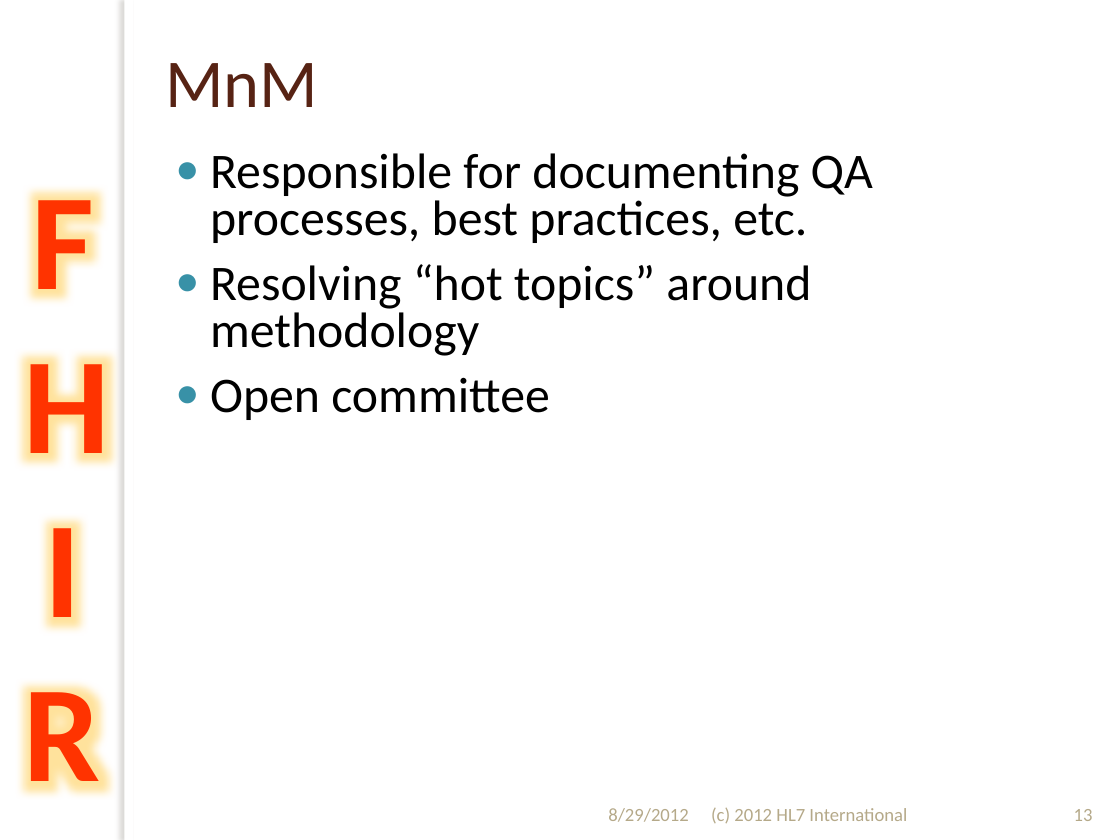
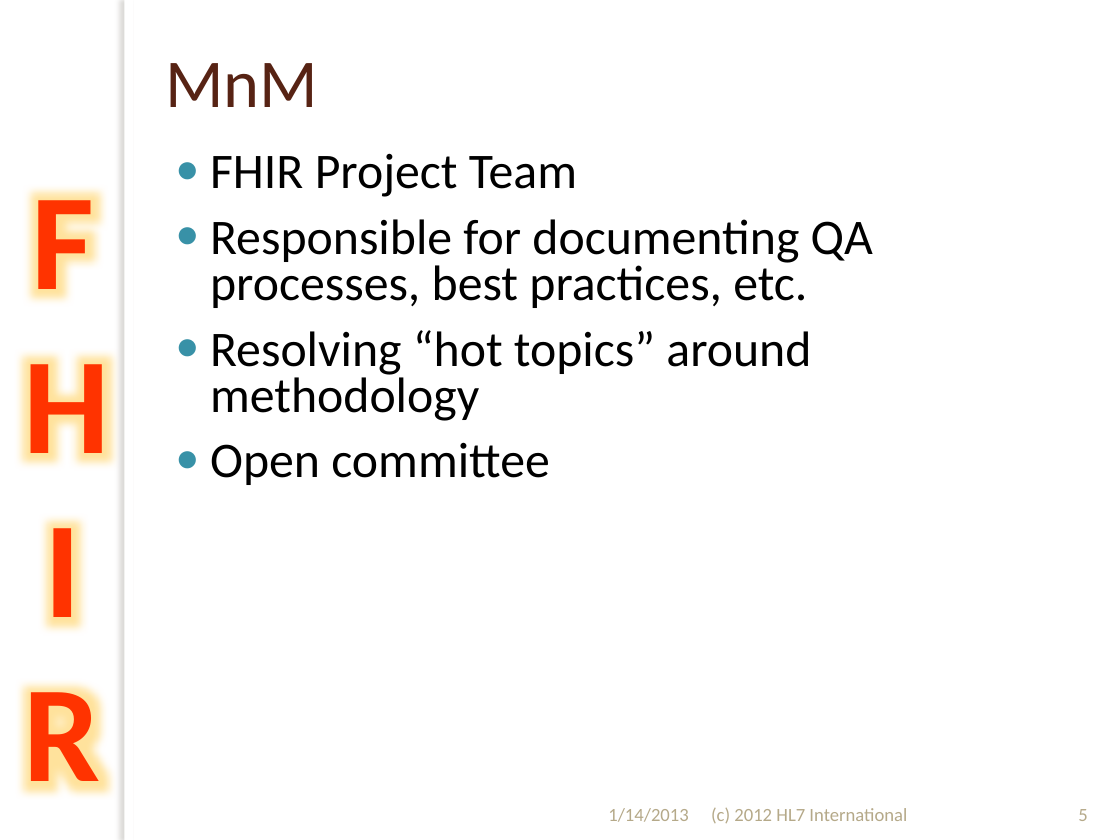
Before and after one commit to vista-novo/fhir, a slide deck: slide 5 of presentations/2012-Sept/201209 WGM Hands on with FHIR.pptx (slide 13 before the commit). Drawn at 1120x840 pixels with LibreOffice and Linux fonts; fonts in the diff are those of the drawing; background and template pictures are left out. Boxes give left, top, right and bottom in pixels: in the first picture for what was removed or moved away, otherwise in the second. Text is boxed around its words. In the diff, an @@ line names an element or a change of style, - is before the commit and + after.

```diff
--- a/presentations/2012-Sept/201209 WGM Hands on with FHIR.pptx
+++ b/presentations/2012-Sept/201209 WGM Hands on with FHIR.pptx
@@ text at [210, 153, 577, 197]: paragraph added @@
+● FHIR Project Team
@@ text at [608, 808, 689, 822]: text changed @@
-8/29/2012
+1/14/2013
@@ page number at [1078, 809, 1087, 821]: text changed @@
-13
+5
```
Also in this commit, not shown: 47 other slides changed, 17 slides removed, 13 other files.
